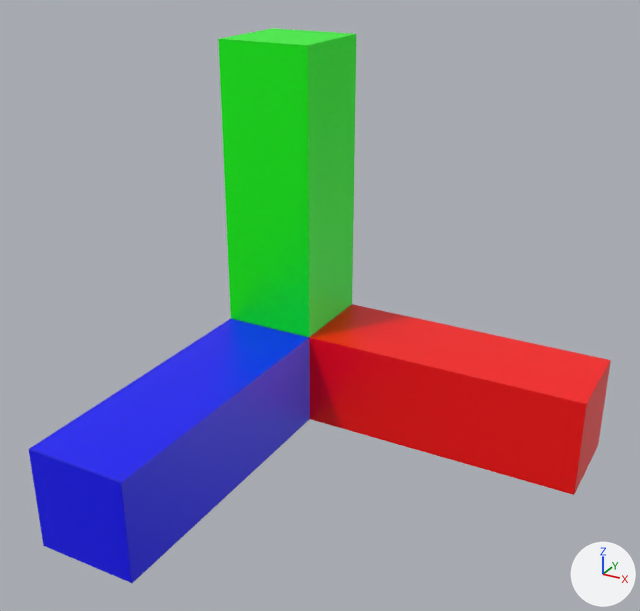
The OBJ model DirectXGame/Resources/axis/axis.obj as it was, and as the next commit left it.
One viewpoint serves both versions: a camera (50 mm lens) standing at (2.81, -4.73, 2.75) and looking at (0.58, -0.67, 0.72). The lights are fixed; the arrows at lower right show +X, +Y and +Z. Where no turn or scale is listed for an object, it has been applied to the vertices.

Script lines for the objects in view, before the commit:
```python
me_cube = bpy.data.meshes.new('Cube')
me_cube.from_pydata(...)  # 44 vertices, 36 faces; spans x -0.3..2.05, y -2.1..0.3, z -0.3..2.09
me_cube.materials.append(mat_material)  # picture img_axis_jpg
ob_cube = bpy.data.objects.new('Cube', me_cube)
ob_cube.location = (0.0, 0.0, 0.0)
```
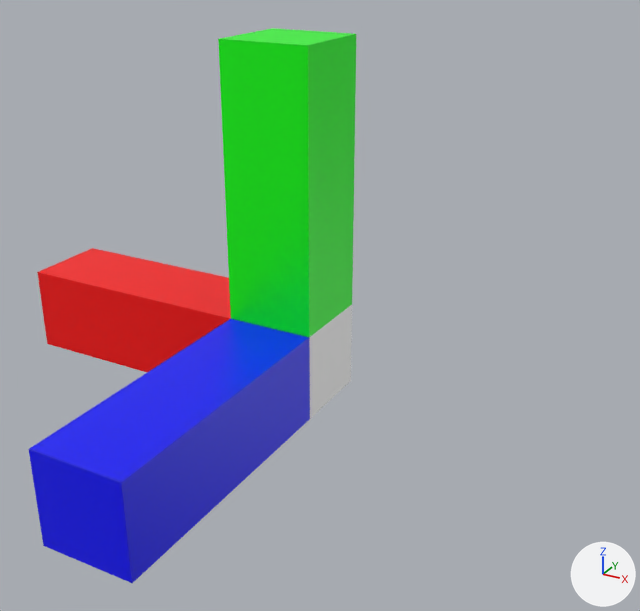
Where the change shows, as pixel boxes (x1, y1, x2, y2) in the pictures (640 x 611 px; the box of a moved part takes in the faces that stretch with it):
'Cube', reshaped (44% narrower): before (29, 28, 611, 583); after (29, 28, 356, 583)
part 1 of me_cube, moved or reshaped: before (177, 304, 611, 495); after (37, 248, 310, 464)
part 2 of me_cube, surface changed: before (249, 291, 352, 391); after (249, 291, 352, 419)

Edits to the bpy script that builds the scene:
```text
Change me_cube:
    used by ob_cube; location = (0.0, 0.0, 0.0)
    remove me_cube.from_pydata(...)  # 44 vertices, 36 faces; spans x -0.3..2.05, y -2.1..0.3, z -0.3..2.09
    add me_cube.from_pydata(...)  # 44 vertices, 36 faces; spans x -2.05..0.3, y -2.1..0.3, z -0.3..2.09
    me_cube part 1
    12 vertices are removed from x 0.3..2.05, y -0.3..0.3, z -0.3..0.3
    15 faces are deleted
    12 vertices are added at x -2.05..-0.3, y -0.3..0.3, z -0.3..0.3
    15 new faces join them
    me_cube part 2: 8 kept faces spanning x -0.3..0.3, y -2.1..0.3, z -0.3..2.09 get new texture (UV) coordinates
```
